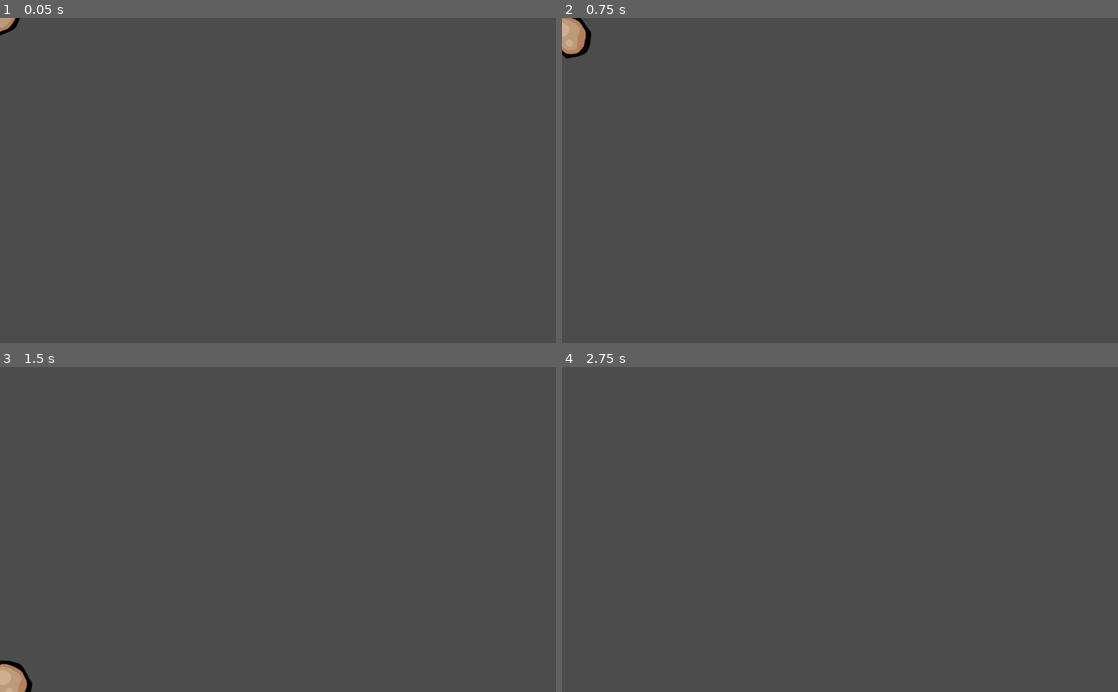
Above: before the commit, frames 1-4 (two rows, left to right).
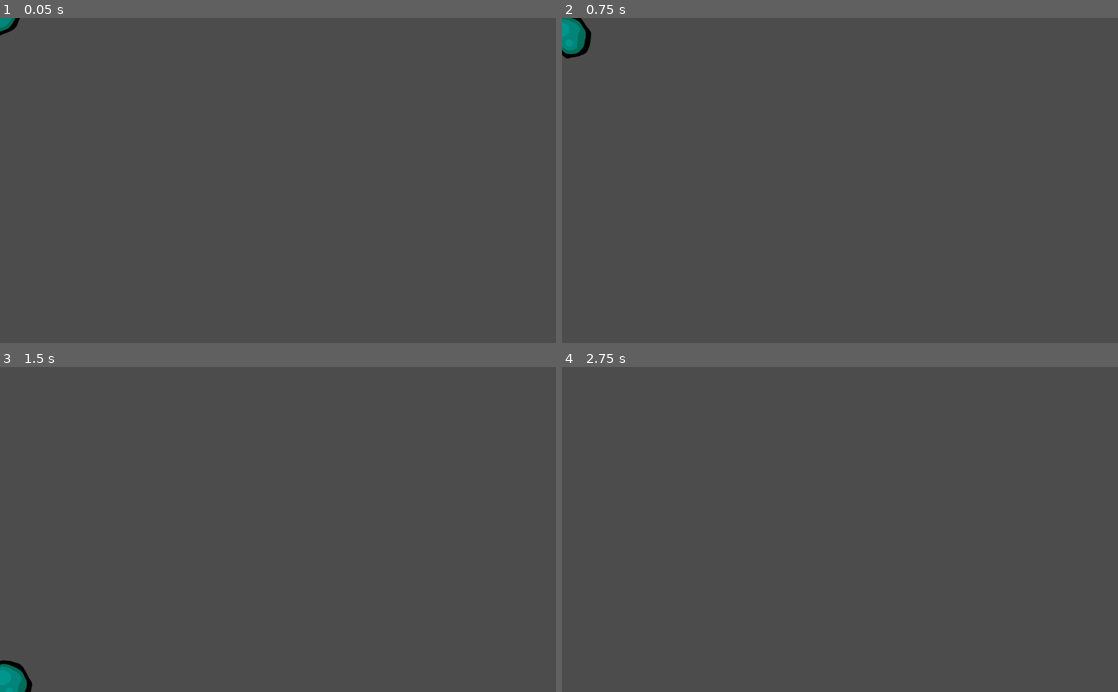
Above: after the commit, the same moments.

Repository: ReneyGG/floating-islands
Game: Godot game, scene res://Scenes/ResourceDeposits/Celestium/CelestiumDrop.tscn
The game is run twice, just before and just after one commit, with the same random seed, the same clock (stepped at 60 frames per second) and the same inputs. This scene is started directly instead of the project's main scene.
Inputs (mouse positions are in pixels of both pictures, inside the frame that each line leads up to):
- Up to frame 1 (0.05 s): no input
- Up to frame 2 (0.75 s): tap Enter at 0.5 s; move the mouse to (962, 164) at 0.52 s; hold Right (ui_right) from 0.53 s (still down); tap S (drop) at 0.6 s
- Up to frame 3 (1.5 s): keep holding Right (ui_right); tap Up (ui_up) at 0.77 s; move the mouse to (166, 545) at 1.27 s; tap S (drop) at 1.35 s
- Up to frame 4 (2.75 s): tap Up (ui_up) at 1.52 s; tap Space (jetpack) at 2 s; move the mouse to (895, 458) at 2.02 s; release Right (ui_right) at 2.03 s; hold Left (ui_left) from 2.03 s (still down); hold E (interact) from 2.03 s (still down); tap S (drop) at 2.3 s

The runs differ from the first frame. In frame 1, less than 0.1% of the frame differs, in the area x 0-3%, y 0-5%; in frame 2, 0.4%, in the area x 0-5%, y 0-12%; in frame 3, 0.4%; in frame 4, nothing differs.

Commit message:
added ore generation for each deposit on spawned islands

Diff:
--- a/Scenes/ResourceDeposits/AethericIron/AethericIronDrop.tscn
+++ b/Scenes/ResourceDeposits/AethericIron/AethericIronDrop.tscn
@@ -18,7 +18,6 @@
 angular_damp = 5.0
 script = ExtResource( 2 )
 type = "aetheric_iron"
-sprite = ExtResource( 1 )
 
 [node name="Sprite" type="Sprite" parent="."]
 texture = ExtResource( 1 )
--- a/Scenes/ResourceDeposits/AethericIron/AethericIronLarge.tscn
+++ b/Scenes/ResourceDeposits/AethericIron/AethericIronLarge.tscn
@@ -6,8 +6,9 @@
 [ext_resource path="res://Assets/SFX/rock_shatter.wav" type="AudioStream" id=4]
 [ext_resource path="res://Assets/SFX/rock_breaking.wav" type="AudioStream" id=5]
 
-
-[node name="AethericIronLarge" type="Area2D"]
+[node name="AethericIronLarge" type="Area2D" groups=[
+"ore",
+]]
 collision_layer = 4
 collision_mask = 16
 script = ExtResource( 2 )
--- a/Scenes/ResourceDeposits/AethericIron/AethericIronMedium.tscn
+++ b/Scenes/ResourceDeposits/AethericIron/AethericIronMedium.tscn
@@ -6,8 +6,9 @@
 [ext_resource path="res://Assets/SFX/rock_shatter.wav" type="AudioStream" id=4]
 [ext_resource path="res://Assets/SFX/rock_breaking.wav" type="AudioStream" id=5]
 
-
-[node name="AethericIronMedium" type="Area2D"]
+[node name="AethericIronMedium" type="Area2D" groups=[
+"ore",
+]]
 collision_layer = 4
 collision_mask = 16
 script = ExtResource( 2 )
--- a/Scenes/ResourceDeposits/AethericIron/AethericIronSmall.tscn
+++ b/Scenes/ResourceDeposits/AethericIron/AethericIronSmall.tscn
@@ -6,8 +6,9 @@
 [ext_resource path="res://Assets/SFX/rock_shatter.wav" type="AudioStream" id=4]
 [ext_resource path="res://Assets/SFX/rock_breaking.wav" type="AudioStream" id=5]
 
-
-[node name="AethericIronSmall" type="Area2D"]
+[node name="AethericIronSmall" type="Area2D" groups=[
+"ore",
+]]
 collision_layer = 4
 collision_mask = 16
 script = ExtResource( 2 )
--- a/Scenes/ResourceDeposits/Azulite/AzuliteDrop.tscn
+++ b/Scenes/ResourceDeposits/Azulite/AzuliteDrop.tscn
@@ -9,6 +9,9 @@
 [node name="AzuliteDrop" type="RigidBody2D" groups=[
 "resource",
 ]]
+z_index = 3
+collision_layer = 8
+collision_mask = 2
 mass = 0.27
 gravity_scale = 10.0
 continuous_cd = 1
--- a/Scenes/ResourceDeposits/Celestium/CelestiumDrop.tscn
+++ b/Scenes/ResourceDeposits/Celestium/CelestiumDrop.tscn
@@ -1,7 +1,7 @@
 [gd_scene load_steps=4 format=2]
 
-[ext_resource path="res://Assets/Resources/ResourceDrops/floatstone-chunk.png" type="Texture" id=1]
-[ext_resource path="res://Scripts/ResourceDrop.gd" type="Script" id=2]
+[ext_resource path="res://Scripts/ResourceDrop.gd" type="Script" id=1]
+[ext_resource path="res://Assets/Resources/ResourceDrops/floatstone-chunk.png" type="Texture" id=2]
 
 [sub_resource type="RectangleShape2D" id=1]
 extents = Vector2( 6, 6 )
@@ -9,15 +9,19 @@
 [node name="CelestiumDrop" type="RigidBody2D" groups=[
 "resource",
 ]]
+z_index = 3
+collision_layer = 8
+collision_mask = 2
 mass = 0.27
 gravity_scale = 10.0
 continuous_cd = 1
 angular_damp = 5.0
-script = ExtResource( 2 )
+script = ExtResource( 1 )
 type = "celestium"
 
 [node name="Sprite" type="Sprite" parent="."]
-texture = ExtResource( 1 )
+self_modulate = Color( 0, 0.858824, 1, 1 )
+texture = ExtResource( 2 )
 
 [node name="CollisionShape2D" type="CollisionShape2D" parent="."]
 shape = SubResource( 1 )
--- a/Scenes/ResourceDeposits/Floatstone/FloatstoneDrop.tscn
+++ b/Scenes/ResourceDeposits/Floatstone/FloatstoneDrop.tscn
@@ -9,6 +9,9 @@
 [node name="FloatstoneDrop" type="RigidBody2D" groups=[
 "resource",
 ]]
+z_index = 3
+collision_layer = 8
+collision_mask = 2
 mass = 0.27
 gravity_scale = 10.0
 continuous_cd = 1
--- a/Scenes/ResourceDeposits/SkyRuby/SkyRubyDrop.tscn
+++ b/Scenes/ResourceDeposits/SkyRuby/SkyRubyDrop.tscn
@@ -9,6 +9,9 @@
 [node name="SkyRubyDrop" type="RigidBody2D" groups=[
 "resource",
 ]]
+z_index = 3
+collision_layer = 8
+collision_mask = 2
 mass = 0.27
 gravity_scale = 10.0
 continuous_cd = 1
@@ -17,6 +20,7 @@
 type = "sky_ruby"
 
 [node name="Sprite" type="Sprite" parent="."]
+self_modulate = Color( 0.945098, 0.0392157, 0.0392157, 1 )
 texture = ExtResource( 1 )
 
 [node name="CollisionShape2D" type="CollisionShape2D" parent="."]
--- a/Scripts/DriftingIsland.gd
+++ b/Scripts/DriftingIsland.gd
@@ -5,12 +5,9 @@
 export var island_value = 0
 
 func _ready():
-	#velocity.x += drift_speed
-
 	pass
 
 func _physics_process(delta):
-	#velocity = move_and_slide(velocity, Vector2.UP)
 	if drift_speed >= 0:
 		global_position = global_position.move_toward(Vector2(3000,global_position.y), delta * drift_speed)
 	else:
--- a/Scripts/IslandSpawner.gd
+++ b/Scripts/IslandSpawner.gd
@@ -10,6 +10,12 @@
 export var position_jitter = 500
 export var higher_relative_position: bool = false
 
+export var floatstone = 1
+export var aetheric_iron = 1
+export var celestium = 1
+export var azulite = 1
+export var sky_ruby = 1
+
 var rng = RandomNumberGenerator.new()
 onready var spawn_timer = get_node("IslandSpawnTimer")
 
@@ -18,17 +24,30 @@
 		self.z_index = 0
 	else:
 		self.z_index = 3
-	rng.randomize()
 	spawn_timer.set_wait_time(1)
 	spawn_timer.start()
 
+func generate_ore():
+	var sum = floatstone+aetheric_iron+celestium+azulite+sky_ruby
+	var dict = {"Floatstone":floatstone,"AethericIron":aetheric_iron+floatstone,"Celestium":celestium+aetheric_iron+floatstone,"Azulite":azulite+celestium+aetheric_iron+floatstone,"SkyRuby":sum}
+	var r = rng.randi_range(1,sum)
+	for i in dict:
+		if dict[i] >= r:
+			return i
+
 func _on_IslandSpawnTimer_timeout():
+	rng.randomize()
 	# Generate a new island with some positional jitter and give it a random drift speed.
 	var new_island = possible_islands[rng.randi() % len(possible_islands)].instance()
 	new_island.drift_speed = rng.randf_range(60.0, 100.0)*drift_direction
 	new_island.position.y += rng.randi_range(-position_jitter, position_jitter)
 	new_island.z_index = self.z_index
 	add_child(new_island)
+	# generate ore deposits
+	for i in new_island.get_children():
+		if i.is_in_group("ore"):
+			var type = generate_ore()
+			i.resource_drop = load("res://Scenes/ResourceDeposits/"+type+"/"+type+"Drop.tscn")
 
 	_randomize_timer()
 
